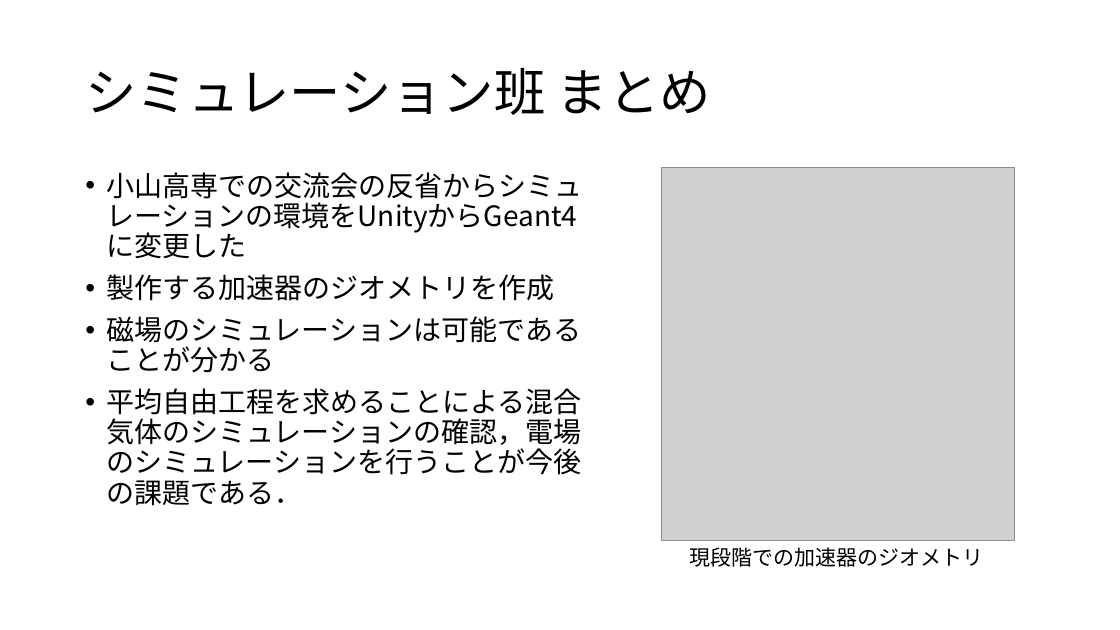
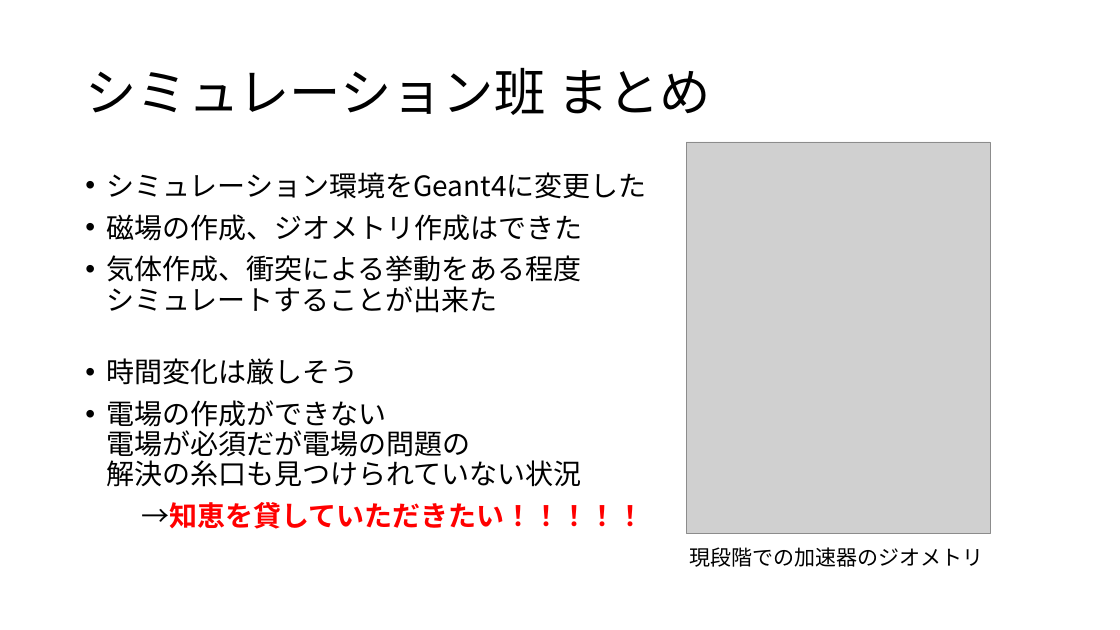
Before and after one commit to NNCT-KasoKen/2024_OyamaPresentation, a slide deck: slide 8 of 2024_OyamaPresentation.pptx (slide 13 before the commit). Drawn at 1120x630 pixels with LibreOffice and Linux fonts; fonts in the diff are those of the drawing; grey boxes stand for pictures. Boxes give left, top, right and bottom in pixels: in the first picture for what was removed or moved away, otherwise in the second. Text is boxed around its words. In the diff, an @@ line names an element or a change of style, - is before the commit and + after.

```diff
--- a/2024_OyamaPresentation.pptx
+++ b/2024_OyamaPresentation.pptx
@@ picture: place and size @@
-picture at box(662, 168, 1015, 541)
+picture at box(686, 142, 991, 534)
@@ text at box(106, 172, 646, 529): text changed @@
-• 小山高専での交流会の反省からシミュレーションの環境をUnityからGeant4に変更した
-• 製作する加速器のジオメトリを作成
-• 磁場のシミュレーションは可能であることが分かる
-• 平均自由工程を求めることによる混合気体のシミュレーションの確認，電場のシミュレーションを行うことが今後の課題である．
+• シミュレーション環境をGeant4に変更した
+• 磁場の作成、ジオメトリ作成はできた
+• 気体作成、衝突による挙動をある程度
+  シミュレートすることが出来た
+• 時間変化は厳しそう
+• 電場の作成ができない
+  電場が必須だが電場の問題の
+  解決の糸口も見つけられていない状況
+→知恵を貸していただきたい！！！！！
```
Also in this commit, not shown: 4 other slides changed, 3 slides added, 12 slides removed, 8 other files.
